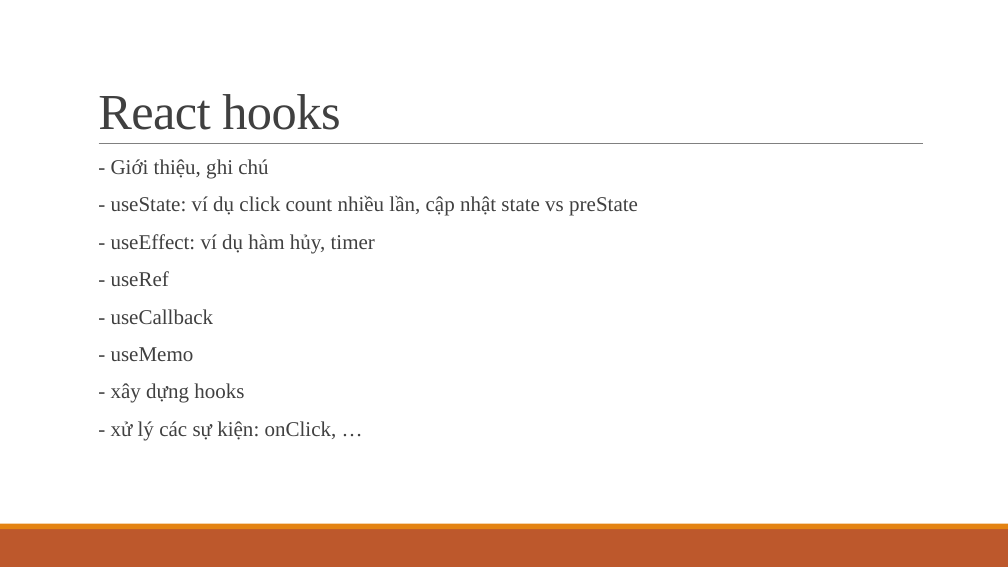
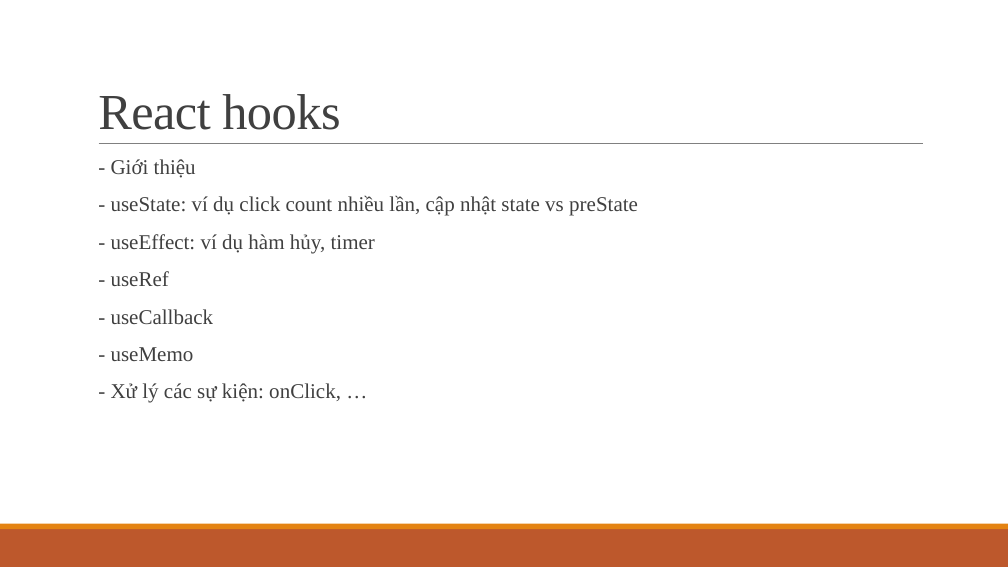
Before and after one commit to ddinhftieens/tranning-react, a slide deck: slide 16 of react_ts.pptx (slide 5 before the commit). Drawn at 1008x567 pixels with LibreOffice and Linux fonts; fonts in the diff are those of the drawing. Boxes give left, top, right and bottom in pixels: in the first picture for what was removed or moved away, otherwise in the second. Text is boxed around its words. In the diff, an @@ line names an element or a change of style, - is before the commit and + after.

```diff
--- a/react_ts.pptx
+++ b/react_ts.pptx
@@ text at box(111, 159, 196, 178): text changed @@
-  - Giới thiệu, ghi chú
+  - Giới thiệu
@@ text at box(111, 383, 341, 403): text changed @@
-  - xây dựng hooks
-  - xử lý các sự kiện: onClick, …
+  - Xử lý các sự kiện: onClick, …
```
Also in this commit, not shown: 6 other slides changed, 19 slides added, 2 other files.
